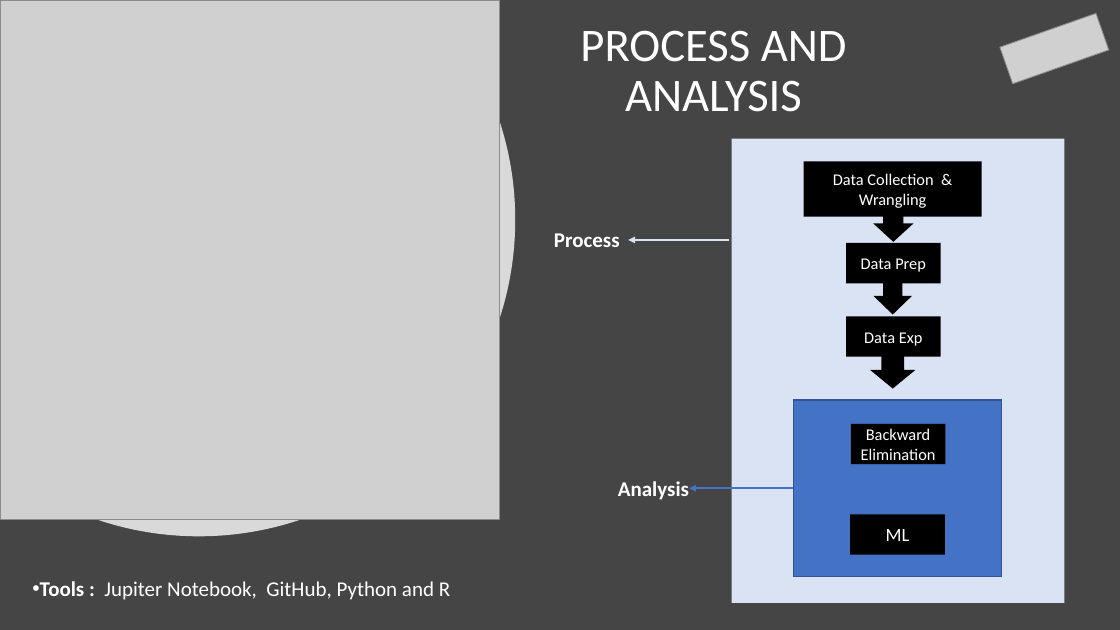
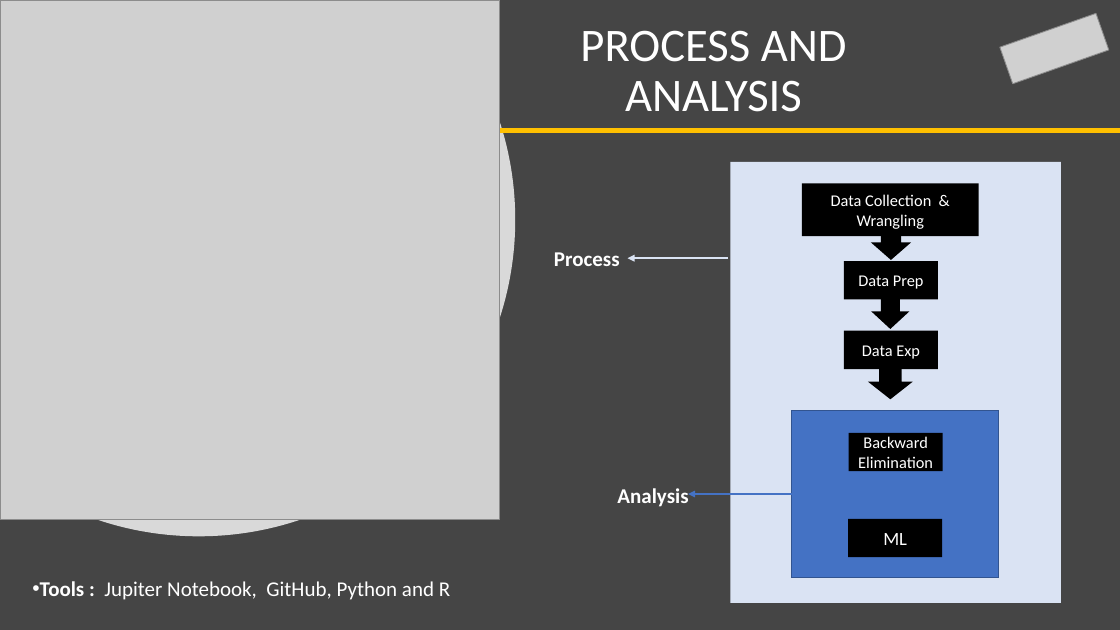
Before and after one commit to MrAshTag/Drone_Faults_Anomaly_Detection, a slide deck: slide 6 of Drone_Faults_and_Anomaly_detection.pptx (slide 5 before the commit). Drawn at 1120x630 pixels with LibreOffice and Linux fonts; fonts in the diff are those of the drawing; grey boxes stand for pictures. Boxes give left, top, right and bottom in pixels: in the first picture for what was removed or moved away, otherwise in the second. Text is boxed around its words. In the diff, an @@ line names an element or a change of style, - is before the commit and + after.

```diff
--- a/Drone_Faults_and_Anomaly_detection.pptx
+++ b/Drone_Faults_and_Anomaly_detection.pptx
@@ line added from (500, 130) to (1120, 130), #FFC000 4.5 pt @@
@@ rectangle: place and size @@
-rectangle at [732,139,1065,603]
+rectangle at [731,162,1061,603]
@@ 2 rectangles, 1 text, 1 arrow, 1 down arrow: place and size @@
-2 rectangles, 1 text, 1 arrow, 1 down arrow at [554,161,982,283]
+2 rectangles, 1 text, 1 arrow, 1 down arrow at [554,183,979,300]
@@ down arrow: place and size @@
-down arrow at [874,277,912,314]
+down arrow at [871,294,909,329]
@@ rectangle "Data Exp": place and size @@
-rectangle "Data Exp" at [846,317,941,357]
+rectangle "Data Exp" at [844,331,939,370]
@@ down arrow: place and size @@
-down arrow at [870,351,916,388]
+down arrow at [868,364,912,399]
@@ rectangle: place and size @@
-rectangle at [793,400,1002,576]
+rectangle at [791,410,998,578]
@@ rectangle "Backward Elimination": place and size @@
-rectangle "Backward Elimination" at [851,424,946,465]
+rectangle "Backward Elimination" at [849,433,943,471]
@@ 1 rectangle, 1 text, 1 arrow: place and size @@
-1 rectangle, 1 text, 1 arrow at [618,481,945,555]
+1 rectangle, 1 text, 1 arrow at [617,488,943,558]
```
Also in this commit, not shown: 5 other slides changed, 3 slides added.
